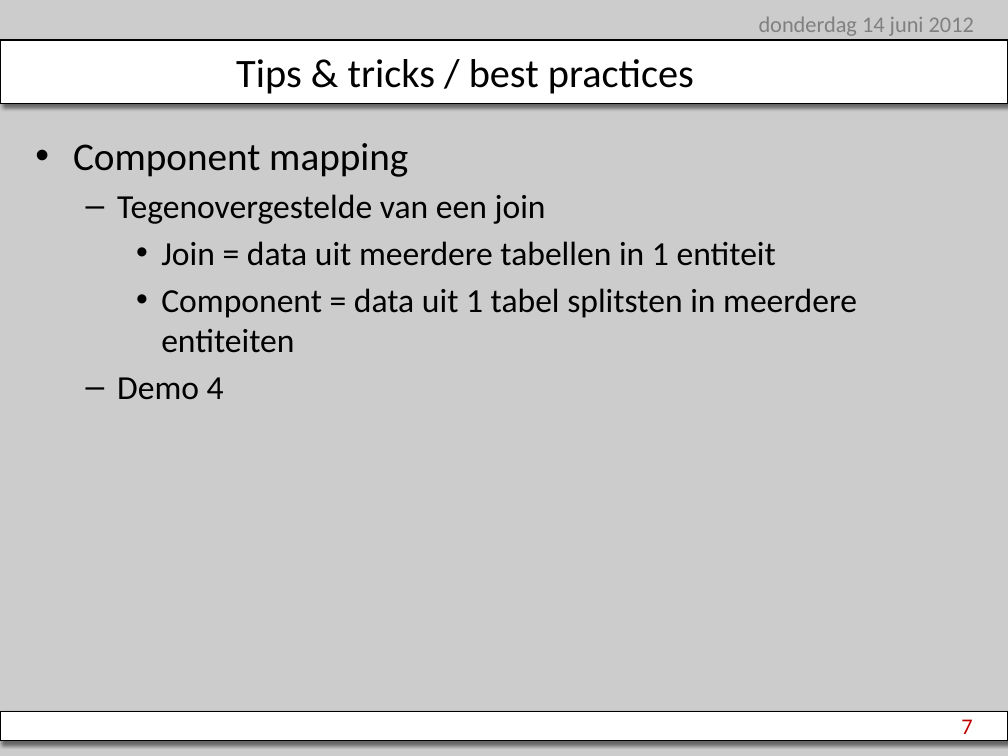
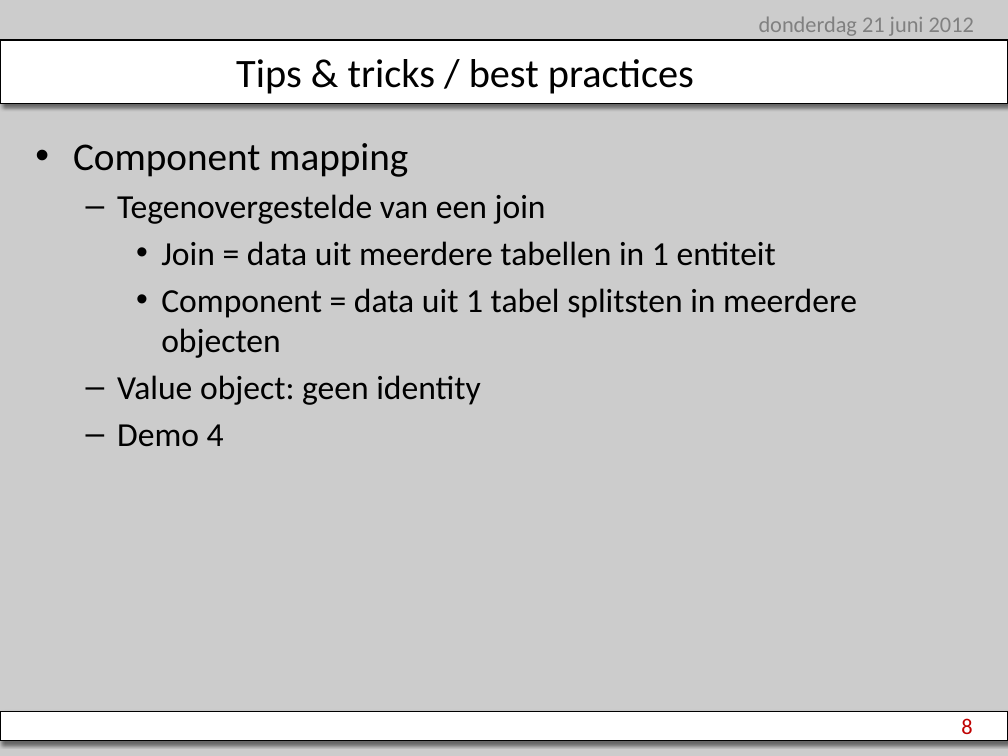
Before and after one commit to stevenlauwers22/NHibernate.QFrameBootcamp, a slide deck: slide 8 of NHibernateCourse.pptx (slide 7 before the commit). Drawn at 1008x756 pixels with LibreOffice and Linux fonts; fonts in the diff are those of the drawing; background and template pictures are left out. Boxes give left, top, right and bottom in pixels: in the first picture for what was removed or moved away, otherwise in the second. Text is boxed around its words. In the diff, an @@ line names an element or a change of style, - is before the commit and + after.

```diff
--- a/NHibernateCourse.pptx
+++ b/NHibernateCourse.pptx
@@ text at <box>759,16,974,36</box>: text changed @@
-donderdag 14 juni 2012
+donderdag 21 juni 2012
@@ text at <box>117,288,857,405</box>: text changed @@
-    • Component = data uit 1 tabel splitsten in meerdere entiteiten
+    • Component = data uit 1 tabel splitsten in meerdere objecten
+  – Value object: geen identity
@@ page number at <box>961,718,972,734</box>: text changed @@
-7
+8
```
Also in this commit, not shown: 11 other slides changed, 3 slides added, 9 other files.
